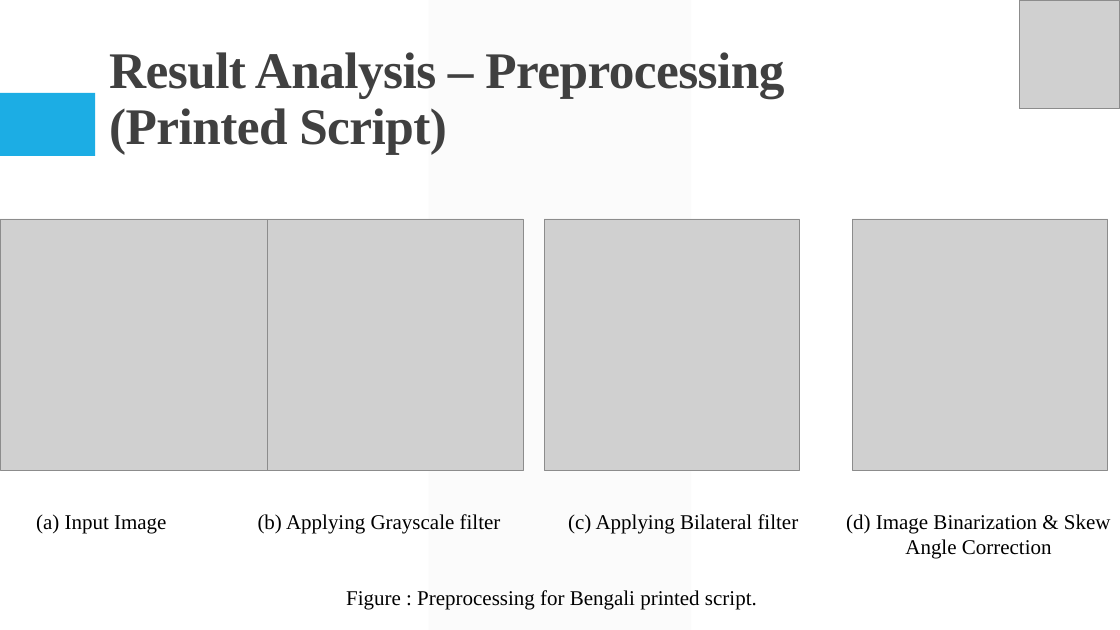
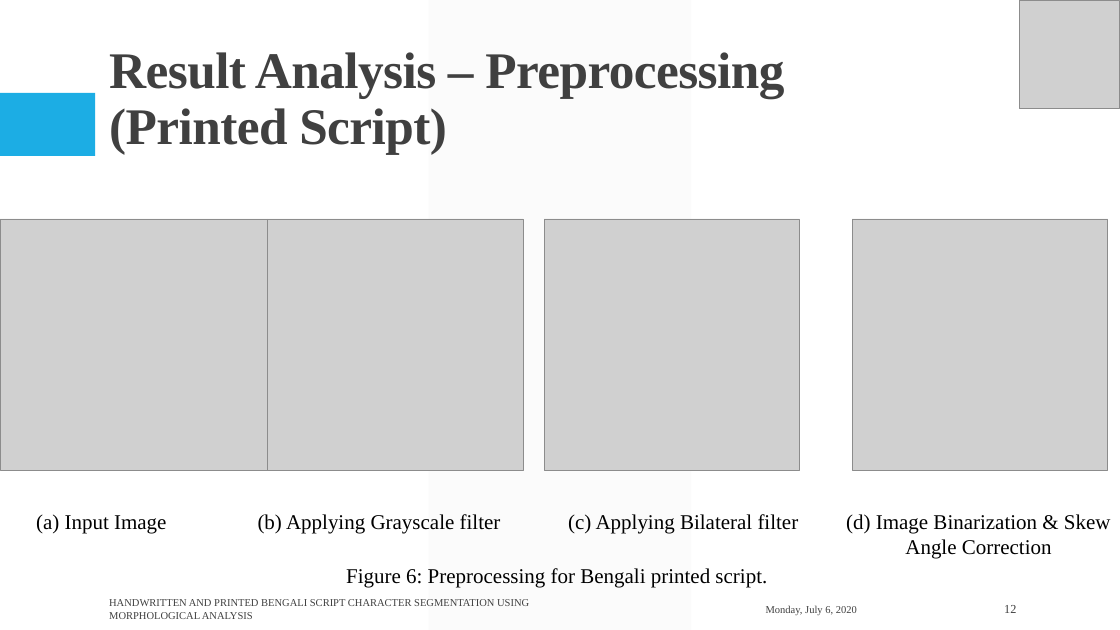
Before and after one commit to Arik096/project, a slide deck: slide 12 of book/puja.pptx (slide 9 before the commit). Drawn at 1120x630 pixels with LibreOffice and Linux fonts; fonts in the diff are those of the drawing; grey boxes stand for pictures. Boxes give left, top, right and bottom in pixels: in the first picture for what was removed or moved away, otherwise in the second. Text is boxed around its words. In the diff, an @@ line names an element or a change of style, - is before the commit and + after.

```diff
--- a/book/puja.pptx
+++ b/book/puja.pptx
@@ text at [346,568,767,587]: text changed @@
-Figure : Preprocessing for Bengali printed script.
+Figure 6: Preprocessing for Bengali printed script.
@@ text added at [109,599,529,619], 9 pt, text #404040 @@
+HANDWRITTEN AND PRINTED BENGALI SCRIPT CHARACTER SEGMENTATION USING MORPHOLOGICAL ANALYSIS
@@ text added at [766,605,857,615], 9 pt, text #404040 @@
+Monday, July 6, 2020
@@ page number added at [1004,605,1016,613], 10.5 pt, text #404040 @@
+12
```
Also in this commit, not shown: 16 other slides changed, 8 slides added.
